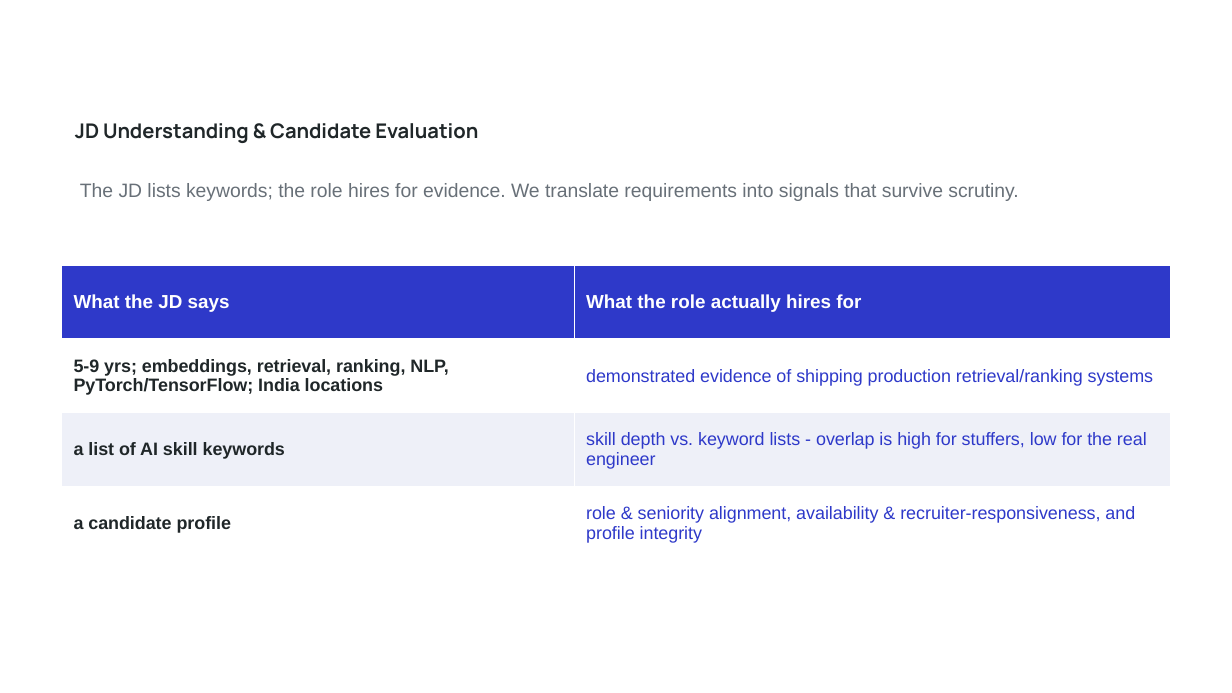
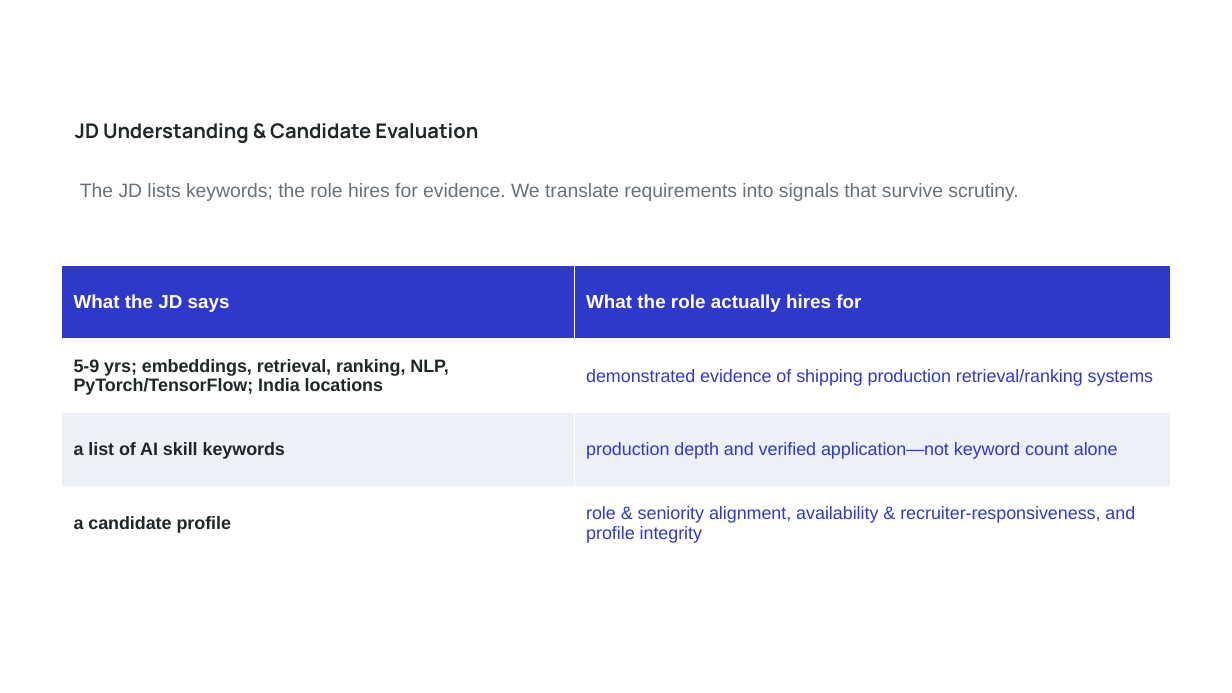
Before and after one commit to bansalbhunesh/redrob-hirefit-ranker, a slide deck: slide 3 of docs/HireFit_Submission_Deck.pptx. Drawn at 1232x693 pixels with LibreOffice and Linux fonts; fonts in the diff are those of the drawing; background and template pictures are left out. Boxes give left, top, right and bottom in pixels: in the first picture for what was removed or moved away, otherwise in the second. Text is boxed around its words. In the diff, an @@ line names an element or a change of style, - is before the commit and + after.

```diff
--- a/docs/HireFit_Submission_Deck.pptx
+++ b/docs/HireFit_Submission_Deck.pptx
@@ table at <box>62,265,1170,561</box> @@
-row 3, column 2: skill depth vs. keyword lists - overlap is high for stuffers, low for the real engineer
+row 3, column 2: production depth and verified application—not keyword count alone
```
Also in this commit, not shown: 9 other slides changed, 22 other files.
